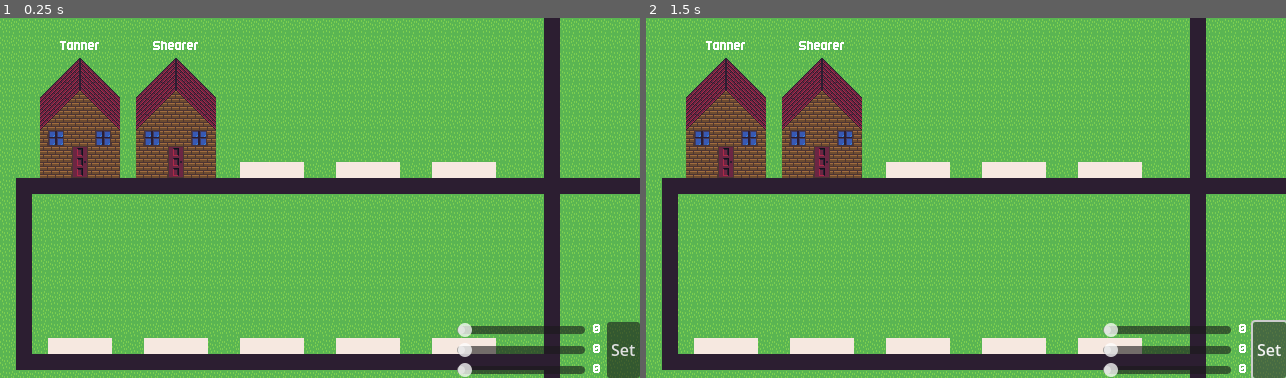
Above: before the commit, frames 1-2 (left to right).
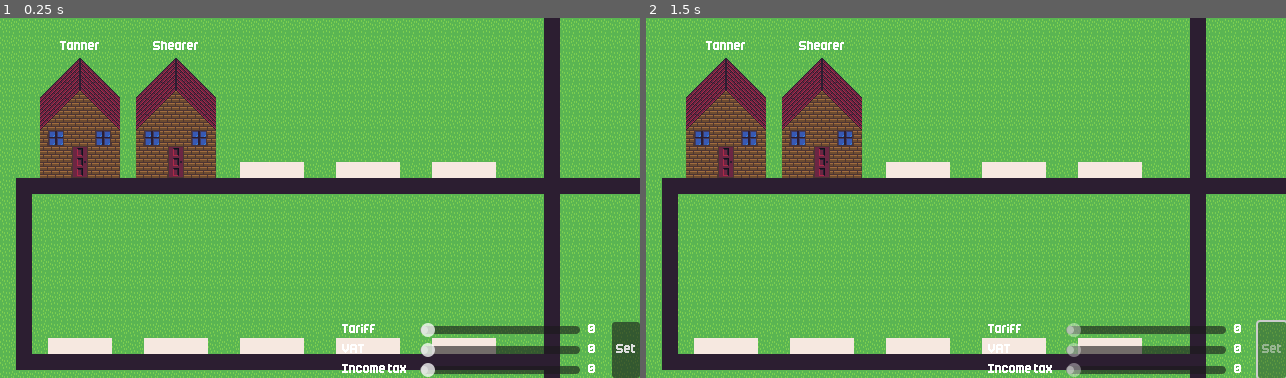
Above: after the commit, the same moments.

Repository: shlomiatia/LD58
Game: Godot game, scene res://Levels/Main.tscn
The game is run twice, just before and just after one commit, with the same random seed, the same clock (stepped at 60 frames per second) and the same inputs.
Inputs (mouse positions are in pixels of both pictures, inside the frame that each line leads up to):
- Up to frame 1 (0.25 s): no input
- Up to frame 2 (1.5 s): click "Set" at 0.5 s; click (1266, 349) at 1.25 s, where only the run before the commit has a clickable "Set"

The runs differ from the first frame. In frame 1, 1.2% of the frame differs, in the area x 53-100%, y 84-100%; in frame 2, 1.9%, in the area x 53-100%, y 83-100%.

Commit message:
checkpoint

Diff:
--- a/Entities/Tax/Tax.tscn
+++ b/Entities/Tax/Tax.tscn
@@ -8,14 +8,19 @@
 script = ExtResource("1_e2tin")
 
 [node name="Name" type="Label" parent="."]
+custom_minimum_size = Vector2(70, 0)
 layout_mode = 2
 theme = ExtResource("1_1m4ay")
 
 [node name="HSlider" type="HSlider" parent="."]
+custom_minimum_size = Vector2(160, 0)
 layout_mode = 2
 size_flags_horizontal = 3
+max_value = 90.0
+step = 10.0
 
 [node name="Value" type="Label" parent="."]
+custom_minimum_size = Vector2(20, 0)
 layout_mode = 2
 theme = ExtResource("1_1m4ay")
-text = "0 "
+text = "90"
--- a/Entities/Tax/tax.gd
+++ b/Entities/Tax/tax.gd
@@ -1,11 +1,24 @@
 class_name Tax extends HBoxContainer
 
+@export var tax_data: TaxData:
+    set(value):
+        tax_data = value
+        _update_name()
 
-# Called when the node enters the scene tree for the first time.
+@onready var name_label = $Name
+@onready var value_label = $Value
+@onready var slider = $HSlider
+
 func _ready() -> void:
-    pass # Replace with function body.
+    _update_name()
+    slider.value_changed.connect(_on_slider_changed)
+    _on_slider_changed(slider.value)
 
+func _update_name() -> void:
+    if tax_data and is_node_ready():
+        name_label.text = tax_data.tax_name
 
-# Called every frame. 'delta' is the elapsed time since the previous frame.
-func _process(delta: float) -> void:
-    pass
+func _on_slider_changed(value: float) -> void:
+    value_label.text = str(int(value))
+    if tax_data:
+        tax_data.value = value
--- a/Entities/Taxes/Taxes.tscn
+++ b/Entities/Taxes/Taxes.tscn
@@ -1,7 +1,12 @@
-[gd_scene load_steps=3 format=3 uid="uid://b722rbxhwbl7h"]
+[gd_scene load_steps=5 format=3 uid="uid://b722rbxhwbl7h"]
 
 [ext_resource type="Script" path="res://Entities/Taxes/taxes.gd" id="1_doj51"]
 [ext_resource type="PackedScene" uid="uid://d3juthjkm2nne" path="res://Entities/Tax/Tax.tscn" id="1_h3ow1"]
+[ext_resource type="FontFile" uid="uid://df6qrekpgy2cl" path="res://Fonts/Analog Whispers FREE.ttf" id="3_ldy3v"]
+
+[sub_resource type="Theme" id="Theme_odpdk"]
+Button/font_sizes/font_size = 13
+Button/fonts/font = ExtResource("3_ldy3v")
 
 [node name="Taxes" type="HBoxContainer"]
 offset_right = 35.0
@@ -23,4 +28,5 @@
 
 [node name="Button" type="Button" parent="."]
 layout_mode = 2
+theme = SubResource("Theme_odpdk")
 text = "Set"
--- a/Entities/Taxes/taxes.gd
+++ b/Entities/Taxes/taxes.gd
@@ -1,11 +1,25 @@
-class_name taxes extends HBoxContainer
+class_name Taxes extends HBoxContainer
 
+signal taxes_set
 
-# Called when the node enters the scene tree for the first time.
+@onready var tariff_tax = $VBoxContainer/Tariff
+@onready var vat_tax = $"VBoxContainer/VAT"
+@onready var income_tax = $"VBoxContainer/Income tax"
+@onready var set_button = $Button
+@onready var vbox = $VBoxContainer
+
 func _ready() -> void:
-    pass # Replace with function body.
+    var all_taxes = TaxData.get_all_taxes()
+    tariff_tax.tax_data = all_taxes[0]
+    vat_tax.tax_data = all_taxes[1]
+    income_tax.tax_data = all_taxes[2]
 
+    set_button.pressed.connect(_on_set_button_pressed)
 
-# Called every frame. 'delta' is the elapsed time since the previous frame.
-func _process(delta: float) -> void:
-    pass
+func _on_set_button_pressed() -> void:
+    for tax in vbox.get_children():
+        if tax is Tax:
+            tax.slider.editable = false
+    set_button.disabled = true
+
+    taxes_set.emit()
--- a/Levels/Main.tscn
+++ b/Levels/Main.tscn
@@ -62,7 +62,7 @@
 anchor_top = 1.0
 anchor_right = 1.0
 anchor_bottom = 1.0
-offset_left = -192.0
+offset_left = -224.0
 offset_top = -56.0
 offset_right = 0.0
 offset_bottom = 0.0
--- a/Levels/main.gd
+++ b/Levels/main.gd
@@ -5,6 +5,8 @@
 	Vector2(80, 160), Vector2(176, 160), Vector2(272, 160), Vector2(368, 160), Vector2(464, 160),
 	Vector2(80, 336), Vector2(176, 336), Vector2(272, 336), Vector2(368, 336), Vector2(464, 336)
 ]
+
+@onready var taxes = $CanvasLayer/Taxes
 
 func _ready() -> void:
     var all_buildings = BuildingData.get_all_buildings()
@@ -15,6 +17,12 @@
     for i in range(selected_buildings.size()):
         place_building(selected_buildings[i], i)
 
+    taxes.taxes_set.connect(_on_taxes_set)
+
+func _on_taxes_set() -> void:
+    prints("taxes", TaxData.get_all_taxes()[0].value, TaxData.get_all_taxes()[1].value, TaxData.get_all_taxes()[2].value)
+    pass
+
 func place_building(building_data: BuildingData, slot_index: int) -> void:
     var building_instance = BUILDING_SCENE.instantiate()
     building_instance.building = building_data
--- /dev/null
+++ b/Scripts/tax_data.gd
@@ -0,0 +1,21 @@
+extends Node
+
+class_name TaxData
+
+var tax_name: String
+var value: float
+
+static var _taxes: Array[TaxData] = []
+
+func _init(p_name: String, p_value: float = 0.0):
+	tax_name = p_name
+	value = p_value
+
+static func get_all_taxes() -> Array[TaxData]:
+	if _taxes.is_empty():
+		_taxes = [
+			TaxData.new("Tariff"),
+			TaxData.new("VAT"),
+			TaxData.new("Income tax")
+		]
+	return _taxes
